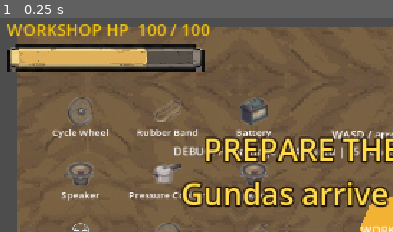
Above: before the commit, frame 1.
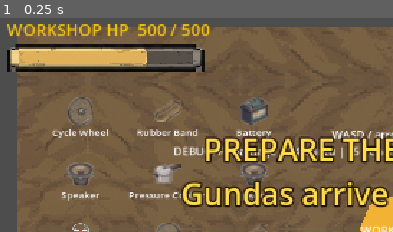
Above: after the commit, the same moment.

Repository: 12somyasahu/defence-jugaad
Game: Godot game, scene res://main.tscn
The game is run twice, just before and just after one commit, with the same random seed, the same clock (stepped at 60 frames per second) and the same inputs.
Inputs:
- Up to frame 1 (0.25 s): no input
The pictures show only the part of the screen within x 0-50%, y 0-50%; the shares and areas given below are measured in that part.

The runs differ from the first frame. In frame 1, 0.2% of the frame differs, in the area x 35-49%, y 2-9%.

Commit message:
balance: raise Workshop max HP to 500 for full-run playtesting
Co-Authored-By: Claude Opus 5.5 (1M context) <noreply@anthropic.com>

Diff:
--- a/workshop/workshop.gd
+++ b/workshop/workshop.gd
@@ -4,7 +4,7 @@
 signal health_changed(current: int, maximum: int)
 signal destroyed
 
-@export_range(1, 10000) var maximum_hp: int = 100
+@export_range(1, 10000) var maximum_hp: int = 500
 var current_hp: int = 0
 
 func _ready() -> void:
